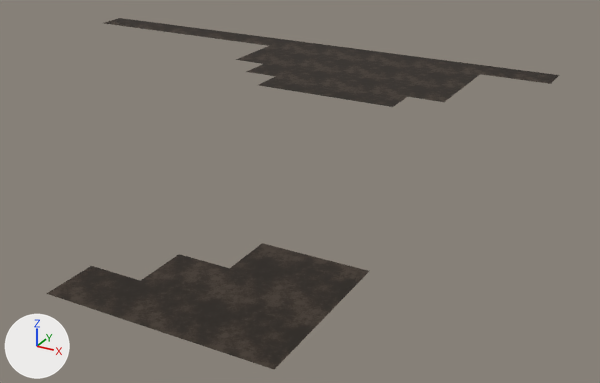
The glTF model Assets/3D/CaveCamp/floor_-2_-2.glb as it was, and as the next commit left it.
Rendered twice from a 50 mm lens placed at (-47.5, 35.1, 25.9), pointed at (-84.2, 101.9, -7.5). The lights are fixed; the arrows at lower left show +X, +Y and +Z. The first picture is the older version. Vertices at exactly the same position are counted once.

Names of what the first picture shows: 'floor_-2_-2'.
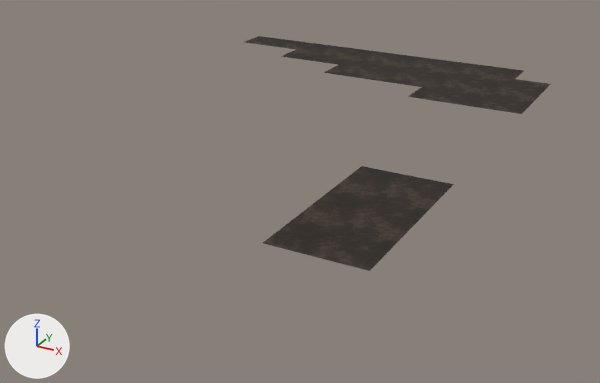
The edits, one by one:
me_floor__2__2 is used by ob_floor__2__2; location (0.0, 0.0, 0.0).
me_floor__2__2 had 79 vertices, 98 faces and spanned x -130.0..-66.0, y 66.0..130.0, z 0.0.
me_floor__2__2 now has 56 vertices, 68 faces and spans x -106.0..-66.0, y 78.0..130.0, z 0.0.
Part 1, on me_floor__2__2:
40 vertices are removed from x -130.0..-66.0, y 66.0..130.0, z 0.0.
58 faces are deleted.
1 vertex moves from x -74.0, y 74.0, z 0.0 to x -70.0, y 82.0, z 0.0.
17 vertices are added at x -74.0..-66.0, y 82.0..122.0, z 0.0.
28 new faces join them.
me_floor__2__2 part 2: 1 kept faces spanning x -74.0..-70.0, y 78.0..82.0, z 0.0 get new texture (UV) coordinates.

Boxes (x1, y1, x2, y2) around the edits, measured in the pictures (600 x 383 px):
'floor_-2_-2', reshaped (40% narrower, 33% shorter): before (46, 18, 559, 369); after (245, 36, 550, 271)
part 1 of me_floor__2__2, cut back: before (46, 18, 559, 369); after (263, 74, 550, 271)
part 2 of me_floor__2__2, surface changed: before (231, 243, 314, 268); after (263, 233, 340, 256)
